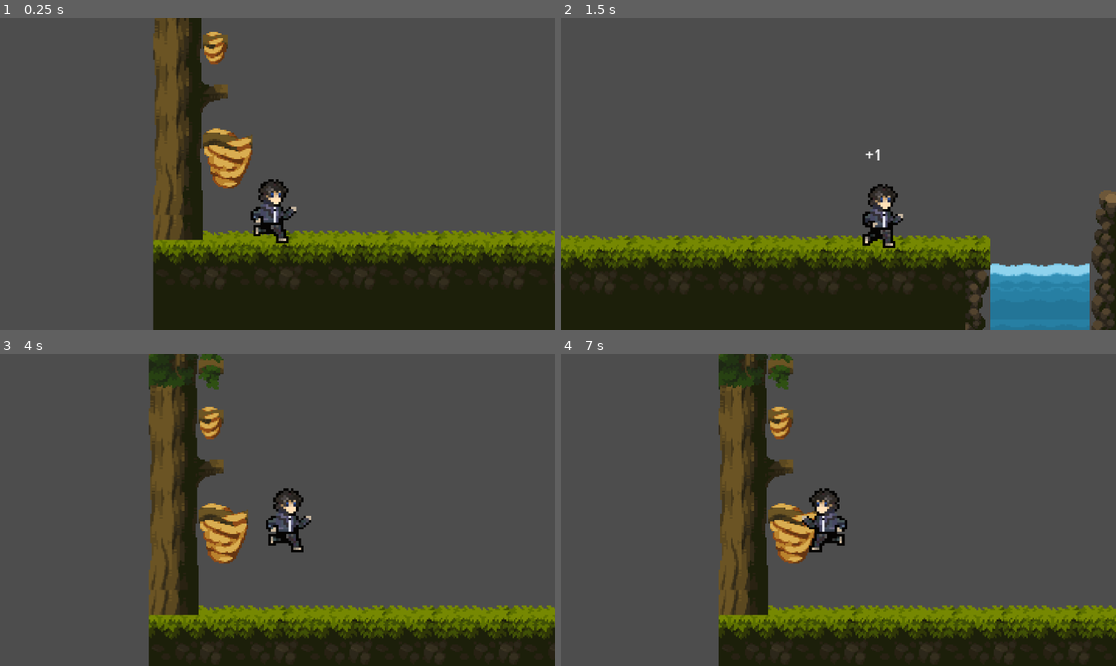
Above: before the commit, frames 1-4 (two rows, left to right).
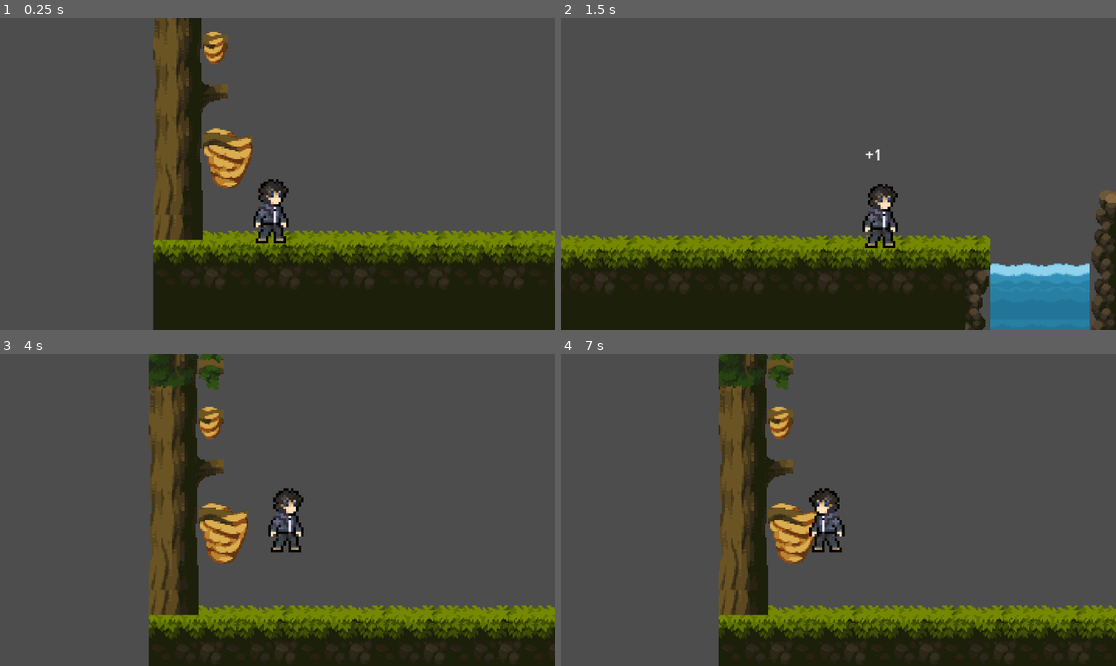
Above: after the commit, the same moments.

Repository: syamscript/AKSARA
Game: Godot game, scene res://Scene/aksara.tscn
Two runs of this game, one before a commit and one after it. Both use one fixed random seed, a clock stepped at 60 frames per second and the inputs below.
Inputs:
- Up to frame 1 (0.25 s): no input
- Up to frame 2 (1.5 s): tap Enter (ui_accept) at 0.5, 0.77 s; hold Right (ui_right) from 0.53 s (still down)
- Up to frame 3 (4 s): tap Enter (ui_accept) at 1.52, 2.75, 3.02, 3.5, 3.77 s; release Right (ui_right) at 2.03 s; hold Left (ui_left) 2.03-2.78 s; hold Right (ui_right) from 2.78 s (still down)
- Up to frame 4 (7 s): release Right (ui_right) at 4.28 s; hold Left (ui_left) 4.28-5.03 s; tap Enter (ui_accept) at 4.52, 5.75, 6.02, 6.5, 6.77 s; hold Right (ui_right) 5.03-5.78 s; hold Left (ui_left) from 5.78 s (still down)

The runs differ from the first frame. In frame 1, 0.4% of the frame differs, in the area x 45-54%, y 58-73%; in frame 2, 0.4%; in frame 3, 0.4%; in frame 4, 0.4%, in the area x 43-52%, y 50-64%.

Commit message:
add stand aksa

Diff:
--- a/prototype-(copy)/Scene/aksara.tscn
+++ b/prototype-(copy)/Scene/aksara.tscn
@@ -8,9 +8,11 @@
 [ext_resource type="Texture2D" uid="uid://bk8qbprpsx3rq" path="res://Assets/Character/Player/Idle/3.png" id="3_kfi1m"]
 [ext_resource type="Texture2D" uid="uid://cxx08khmsx02l" path="res://Desain 1 Aksa-Sheet.png" id="4_3ttjm"]
 [ext_resource type="Texture2D" uid="uid://drkcyqit6mqwy" path="res://IMG_20261011_221537.png" id="4_5bfu0"]
+[ext_resource type="Texture2D" uid="uid://if7w8enq36ri" path="res://Desain 1 Aksa - Salin.png" id="4_b11gu"]
 [ext_resource type="Texture2D" uid="uid://botkvy104awrm" path="res://Assets/Character/Player/Idle/4.png" id="4_x7sll"]
 [ext_resource type="Texture2D" uid="uid://d0c68niic1ao3" path="res://Assets/Character/Player/Idle/5.png" id="5_toq6l"]
 [ext_resource type="Texture2D" uid="uid://dimx4qxxobbbi" path="res://Assets/Character/Player/Idle/6.png" id="6_48g0k"]
+[ext_resource type="Texture2D" uid="uid://doixhvfbolpdt" path="res://Desain 1 Aksa.png" id="6_wixm3"]
 [ext_resource type="Texture2D" uid="uid://df37cofouhkxg" path="res://Assets/Character/Player/Idle/7.png" id="7_feq0f"]
 [ext_resource type="Texture2D" uid="uid://da468uqgh7bdg" path="res://Assets/Character/Player/Idle/8.png" id="8_ybve4"]
 [ext_resource type="Texture2D" uid="uid://cl1hp10oly0tb" path="res://Assets/Character/Player/Idle/9.png" id="9_iavb8"]
@@ -1164,6 +1166,9 @@
 animations = [{
 "frames": [{
 "duration": 1.0,
+"texture": ExtResource("4_b11gu")
+}, {
+"duration": 1.0,
 "texture": SubResource("AtlasTexture_xs1es")
 }, {
 "duration": 1.0,
@@ -1192,6 +1197,9 @@
 "speed": 10.0
 }, {
 "frames": [{
+"duration": 1.0,
+"texture": ExtResource("6_wixm3")
+}, {
 "duration": 1.0,
 "texture": SubResource("AtlasTexture_5bfu0")
 }, {
@@ -1398,8 +1406,8 @@
 position = Vector2(116.666664, 160)
 scale = Vector2(2.7083328, 2.4501493)
 sprite_frames = SubResource("SpriteFrames_6sywf")
-animation = &"walk_R"
-frame_progress = 0.23073934
+animation = &"walk_L"
+frame_progress = 0.2891815
 
 [node name="AnimatedSprite2D" type="AnimatedSprite2D" parent="Player" unique_id=618054987]
 visible = false
Binary file added: prototype-(copy)/Desain 1 Aksa - Salin.png
Not shown, added: prototype-(copy)/Desain 1 Aksa - Salin.png.import
